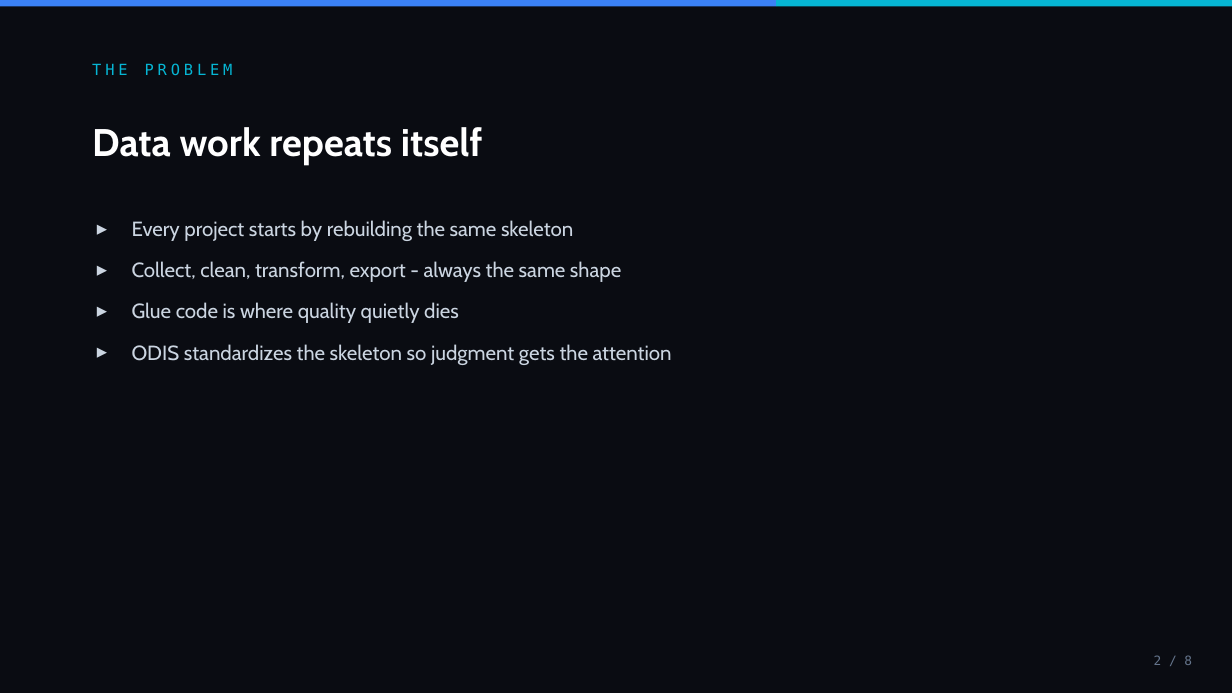
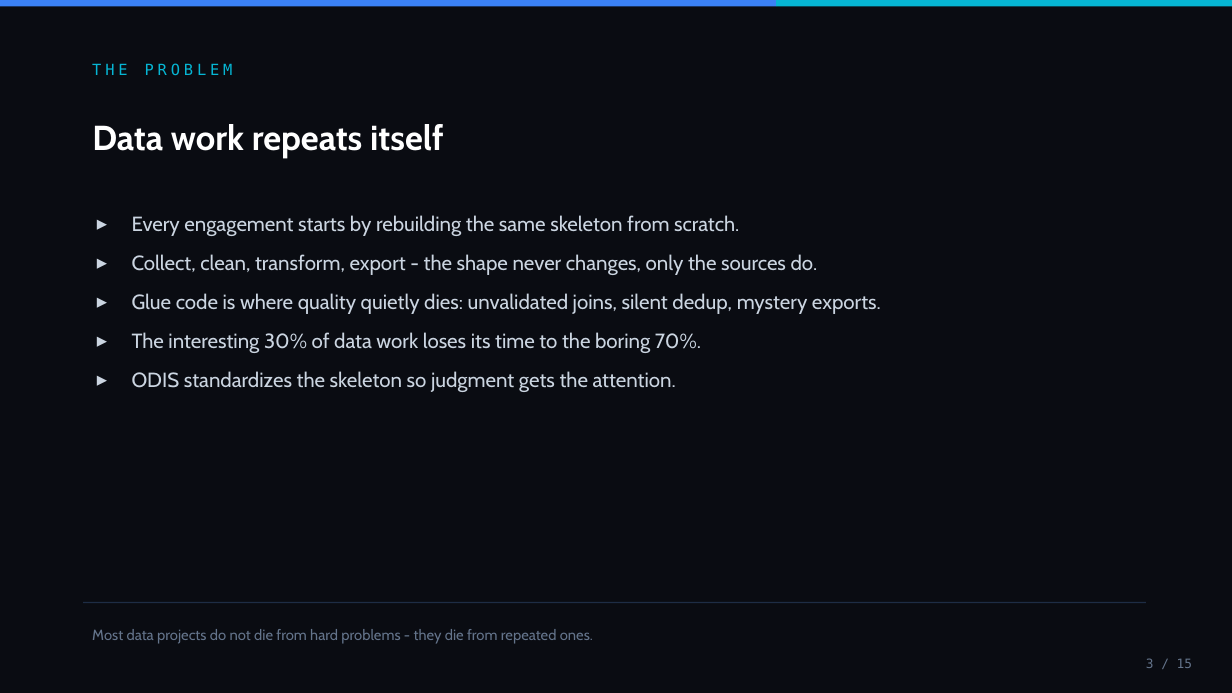
Before and after one commit to rezalianvatiady/rezalianvatiady.github.io, a slide deck: slide 3 of decks/odis.pptx (slide 2 before the commit). Drawn at 1232x693 pixels with LibreOffice and Linux fonts; fonts in the diff are those of the drawing. Boxes give left, top, right and bottom in pixels: in the first picture for what was removed or moved away, otherwise in the second. Text is boxed around its words. In the diff, an @@ line names an element or a change of style, - is before the commit and + after.

```diff
--- a/decks/odis.pptx
+++ b/decks/odis.pptx
@@ text "Data work repeats itself" at [92,124,443,158]: size 30 to 27 pt @@
@@ text at [132,215,881,392]: text changed @@
-▸ Every project starts by rebuilding the same skeleton
-▸ Collect, clean, transform, export - always the same shape
-▸ Glue code is where quality quietly dies
-▸ ODIS standardizes the skeleton so judgment gets the attention
+▸ Every engagement starts by rebuilding the same skeleton from scratch.
+▸ Collect, clean, transform, export - the shape never changes, only the sources do.
+▸ Glue code is where quality quietly dies: unvalidated joins, silent dedup, mystery exports.
+▸ The interesting 30% of data work loses its time to the boring 70%.
+▸ ODIS standardizes the skeleton so judgment gets the attention.
@@ line added from (83, 603) to (1146, 603), #1E2D45 1 pt @@
@@ text added at [92,629,593,644], 11.5 pt, text #64748B @@
+Most data projects do not die from hard problems - they die from repeated ones.
@@ text added at [1146,658,1192,668], 10 pt, text #64748B @@
+3 / 15
@@ text removed at [1154,655,1192,665] @@
-2 / 8
```
Also in this commit, not shown: 7 other slides changed, 7 slides added, 14 other files.
